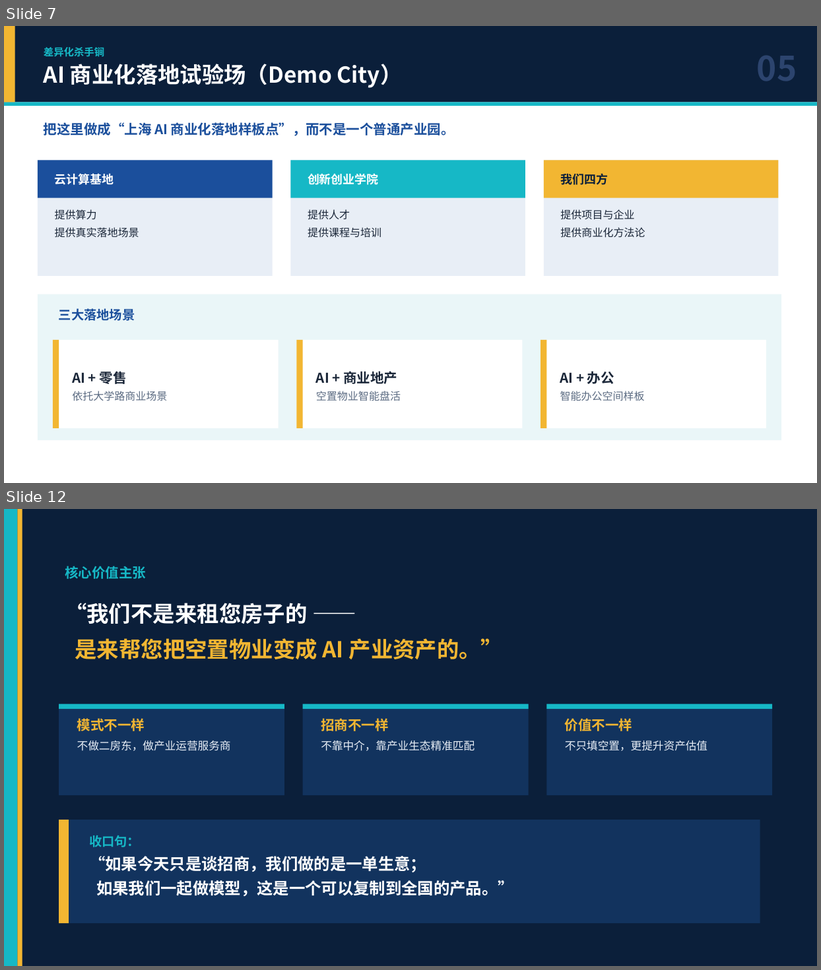
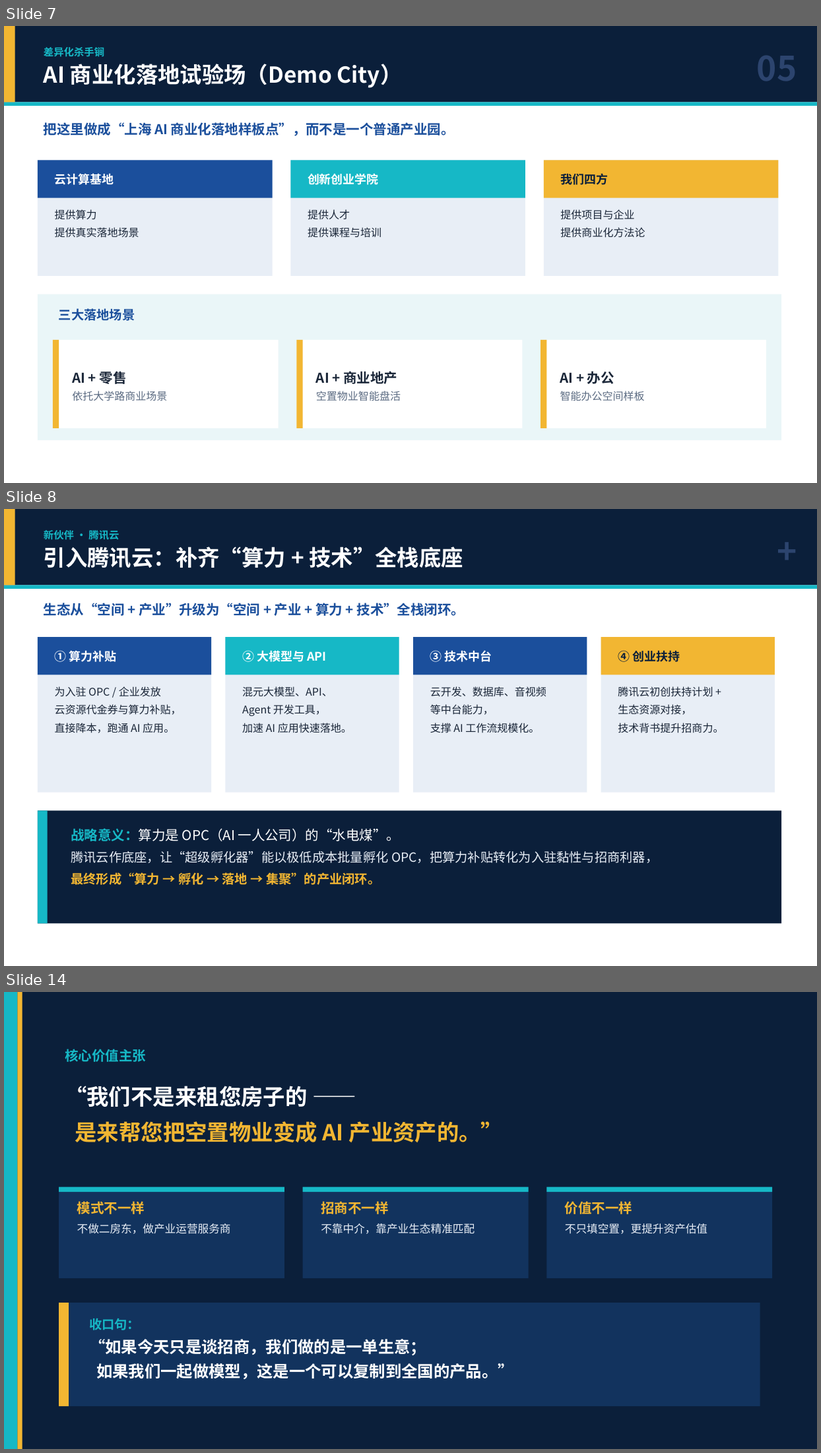
Before and after one commit to hujigang2010-maker/AIDEN, a slide deck: 合作方案_AI云计算产业生态共同体.pptx. Shown one above the other, each under a label of ours: slides 7 and 12 before the commit, slides 7, 8 and 14 after it; the slides between them are not shown. The pictures are 821x970 and 821x1453 pixels, drawn with LibreOffice and Linux fonts; fonts in the diff are those of the drawing. Boxes give left, top, right and bottom in pixels: in the first picture for what was removed or moved away, otherwise in the second. Text is boxed around its words. In the diff, an @@ line names an element or a change of style, - is before the commit and + after.

```diff
--- a/合作方案_AI云计算产业生态共同体.pptx
+++ b/合作方案_AI云计算产业生态共同体.pptx
@@ slide 8 added at <box>4,509,817,966</box>, background #FFFFFF @@
@@ rectangle added at <box>4,509,817,586</box>, fill #0B1F3A @@
@@ rectangle added at <box>4,509,15,586</box>, fill #F2B632 @@
@@ text added at <box>724,519,803,580</box>, 40 pt, text #2C446E, bold @@
++
@@ text added at <box>44,530,463,568</box>, 26 pt, text #FFFFFF, bold @@
+新伙伴 · 腾讯云
+引入腾讯云：补齐“算力 + 技术”全栈底座
@@ rectangle added at <box>4,586,817,589</box>, fill #16B8C6 @@
@@ text added at <box>44,603,465,616</box>, 16 pt, text #1B4F9C, bold @@
+生态从“空间 + 产业”升级为“空间 + 产业 + 算力 + 技术”全栈闭环。
@@ rectangle added at <box>38,637,211,793</box>, fill #E8EEF6 @@
@@ rectangle added at <box>38,637,211,675</box>, fill #1B4F9C @@
@@ rectangle added at <box>225,637,399,793</box>, fill #E8EEF6 @@
@@ rectangle added at <box>225,637,399,675</box>, fill #16B8C6 @@
@@ rectangle added at <box>413,637,587,793</box>, fill #E8EEF6 @@
@@ rectangle added at <box>413,637,587,675</box>, fill #1B4F9C @@
@@ rectangle added at <box>601,637,775,793</box>, fill #E8EEF6 @@
@@ rectangle added at <box>601,637,775,675</box>, fill #F2B632 @@
@@ text added at <box>55,650,117,662</box>, 14 pt, text #FFFFFF, bold @@
+① 算力补贴
@@ text added at <box>242,650,326,662</box>, 14 pt, text #FFFFFF, bold @@
+② 大模型与 API
@@ text added at <box>430,650,492,662</box>, 14 pt, text #FFFFFF, bold @@
+③ 技术中台
@@ text added at <box>618,650,680,662</box>, 14 pt, text #0B1F3A, bold @@
+④ 创业扶持
@@ text added at <box>55,687,182,733</box>, 12.5 pt, text #1A2638 @@
+为入驻 OPC / 企业发放
+云资源代金券与算力补贴，
+直接降本，跑通 AI 应用。
@@ text added at <box>242,687,352,733</box>, 12.5 pt, text #1A2638 @@
+混元大模型、API、
+Agent 开发工具，
+加速 AI 应用快速落地。
@@ text added at <box>430,687,547,733</box>, 12.5 pt, text #1A2638 @@
+云开发、数据库、音视频
+等中台能力，
+支撑 AI 工作流规模化。
@@ text added at <box>618,687,723,733</box>, 12.5 pt, text #1A2638 @@
+腾讯云初创扶持计划 +
+生态资源对接，
+技术背书提升招商力。
@@ rectangle added at <box>38,811,781,923</box>, fill #0B1F3A @@
@@ rectangle added at <box>38,811,48,923</box>, fill #16B8C6 @@
@@ text added at <box>71,828,658,885</box>, 15 pt, text #E8EEF6 @@
+战略意义：算力是 OPC（AI 一人公司）的“水电煤”。
+腾讯云作底座，让“超级孵化器”能以极低成本批量孵化 OPC，把算力补贴转化为入驻黏性与招商利器，
+最终形成“算力 → 孵化 → 落地 → 集聚”的产业闭环。
@@ what was slide 12 is now slide 14 @@
```
Also in this commit, not shown: 7 slides changed, 1 other slide added, 2 other files.
